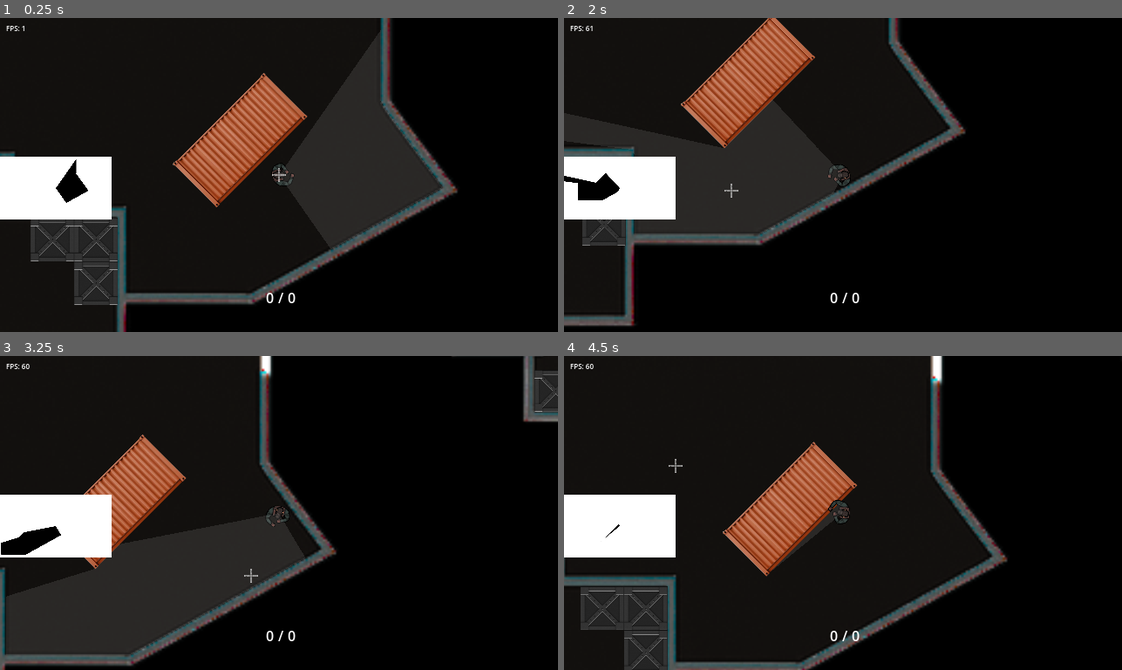
Above: before the commit, frames 1-4 (two rows, left to right).
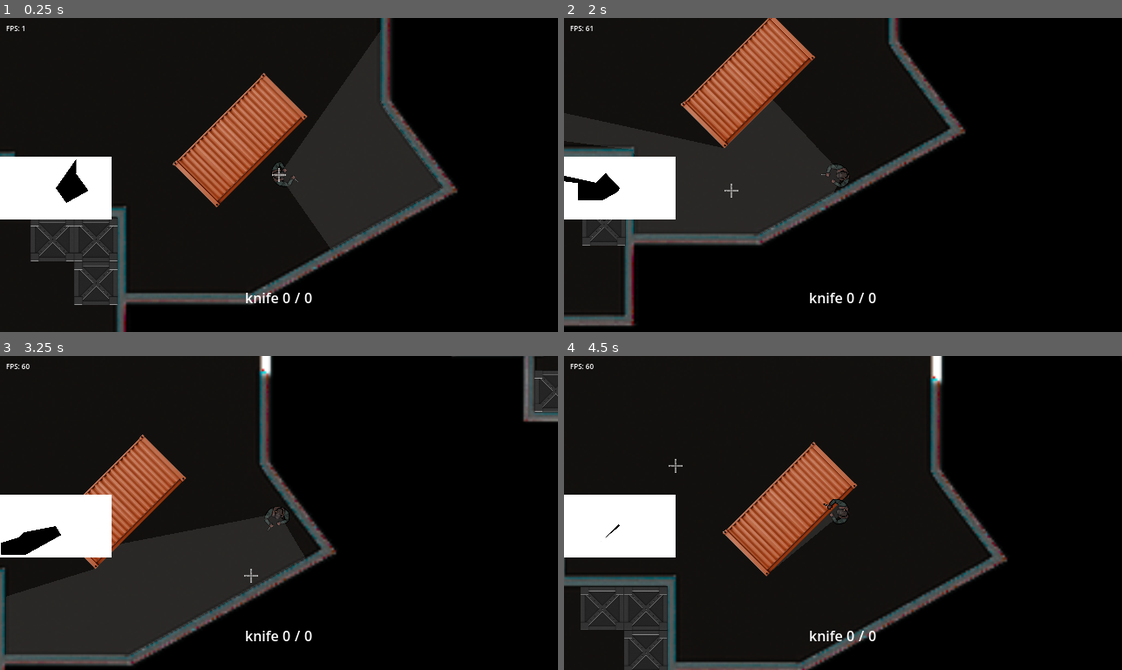
Above: after the commit, the same moments.

Repository: nathgoutam93/grey-line
Game: Godot game, scene res://scenes/maps/counter_strike/counter_strike.tscn
The game is run twice, just before and just after one commit, with the same random seed, the same clock (stepped at 60 frames per second) and the same inputs. This scene is started directly instead of the project's main scene.
Inputs (mouse positions are in pixels of both pictures, inside the frame that each line leads up to):
- Up to frame 1 (0.25 s): no input
- Up to frame 2 (2 s): tap Enter at 0.5 s; move the mouse to (965, 159) at 0.52 s; hold D (move_right) 0.53-1.28 s; tap G (drop_weapon) at 0.6, 1.55 s; tap F (pickup) at 0.8, 1.35 s; move the mouse to (731, 190) at 1.27 s; hold S (move_down) from 1.28 s (still down)
- Up to frame 3 (3.25 s): move the mouse to (334, 443) at 2.02 s; release S (move_down) at 2.03 s; hold D (move_right) 2.03-2.78 s; tap G (drop_weapon) at 2.1, 3.05 s; tap F (pickup) at 2.3, 2.85 s; move the mouse to (251, 575) at 2.77 s; hold W (move_up) from 2.78 s (still down)
- Up to frame 4 (4.5 s): move the mouse to (1010, 560) at 3.52 s; release W (move_up) at 3.53 s; hold A (move_left) from 3.53 s (still down); click (1010, 560) at 3.6 s; tap F (pickup) at 3.8 s; move the mouse to (675, 465) at 4.27 s; tap Shift (slow_walk) at 4.35 s

The runs differ from the first frame. In frame 1, 0.3% of the frame differs, in the area x 44-56%, y 46-91%; in frame 2, 0.3%; in frame 3, 0.3%; in frame 4, 0.3%, in the area x 44-56%, y 45-91%.
Error before the commit: Cannot call method 'instantiate' on a null value. (res://components/weapon_manager/weapon_manager.gd:32)

Commit message:
fixed weapon pickup bug

Diff:
--- a/components/weapon_manager/weapon_manager.gd
+++ b/components/weapon_manager/weapon_manager.gd
@@ -94,6 +94,8 @@
 			return
 
 func pickup_weapon(pickup: WeaponPickup):
+	if pickup == null or pickup.weapon_data == null:
+		return false
 	var wi = pickup.weapon_data.weapon_scene.instantiate()
 	wi.set_weapon_data(pickup.weapon_data)
 	wi.ammo_in_mag = pickup.ammo_in_mag
--- a/scenes/player/_scripts/player_controller.gd
+++ b/scenes/player/_scripts/player_controller.gd
@@ -146,13 +146,19 @@
 	if not has_authority(multiplayer.get_remote_sender_id()):
 		return
 
-	remote_interact.rpc()
+	var target_path: NodePath = NodePath("")
+	if interactables.size() > 0 and interactables[0]:
+		target_path = interactables[0].get_path()
+	remote_interact.rpc(target_path)
 
 
 @rpc("authority", "call_local")
-func remote_interact():
-	for i in interactables:
-		i.on_interact()
+func remote_interact(target_path: NodePath):
+	if target_path == NodePath(""):
+		return
+	var interactable = get_node_or_null(target_path)
+	if interactable and interactable.owner_ref and interactable.owner_ref.has_method("on_interact"):
+		interactable.owner_ref.on_interact(self)
 
 @rpc("authority", "call_local", "reliable")
 func _remote_start_fire():
--- a/scenes/player/player.tscn
+++ b/scenes/player/player.tscn
@@ -7,7 +7,6 @@
 [ext_resource type="Resource" uid="uid://cop5hxltvyjt7" path="res://resources/weapons/hand_gun.tres" id="4_myrg7"]
 [ext_resource type="PackedScene" uid="uid://dnq1k2tl7o02m" path="res://components/health/health.tscn" id="5_fm80t"]
 [ext_resource type="PackedScene" uid="uid://4isysde6lgiy" path="res://components/weapon_manager/weapon_manager.tscn" id="5_gx1jg"]
-[ext_resource type="Resource" uid="uid://bc18r0r4gbkx3" path="res://resources/weapons/rifle.tres" id="9_myrg7"]
 [ext_resource type="PackedScene" uid="uid://b0debsmljmu54" path="res://components/crosshair/crosshair.tscn" id="10_h17s1"]
 [ext_resource type="PackedScene" uid="uid://wtqekk5k5spy" path="res://components/fps_counter/fps_counter.tscn" id="10_je7p5"]
 [ext_resource type="PackedScene" uid="uid://cn2p2tt8leglj" path="res://components/movement/movement_component.tscn" id="12_hoixd"]
@@ -89,7 +88,7 @@
 scale = Vector2(0.32, 0.32)
 
 [node name="WeaponManager" parent="." unique_id=898153522 node_paths=PackedStringArray("player", "skeletal_character", "camera_shake") instance=ExtResource("5_gx1jg")]
-default_weapons = Array[ExtResource("2_ugbui")]([ExtResource("3_fcs02"), ExtResource("4_myrg7"), ExtResource("9_myrg7")])
+default_weapons = Array[ExtResource("2_ugbui")]([ExtResource("3_fcs02"), ExtResource("4_myrg7")])
 player = NodePath("..")
 skeletal_character = NodePath("../PlayerMesh")
 camera_shake = NodePath("../Camera2D/CameraShake")
--- a/scenes/weapon/weapon_instance.gd
+++ b/scenes/weapon/weapon_instance.gd
@@ -83,6 +83,10 @@
 
 	var pickup = data.pickup_scene.instantiate() as RigidBody2D
 	pickup.global_position = global_position
+	if pickup.has_method("set_weapon_data"):
+		pickup.set_weapon_data(data)
+	if "ammo_in_mag" in pickup:
+		pickup.ammo_in_mag = ammo_in_mag
 
 	var map_node = get_tree().current_scene.find_child("Map", true, false)
 	map_node.add_child.call_deferred(pickup, true)
@@ -92,8 +96,7 @@
 	pickup.apply_impulse(drop_force, Vector2.ZERO)
 	pickup.angular_velocity = randf_range(-5.0, 5.0)
 
-	# await get_tree().process_frame
-	# pickup.initialize_weapon.rpc(data.to_dict(), ammo_in_mag)
+	# Data is already set on the server; replication will sync it to clients.
 
 
 func unequip():
--- a/scenes/weapon_pickup/base_pickup.tscn
+++ b/scenes/weapon_pickup/base_pickup.tscn
@@ -20,6 +20,12 @@
 properties/0/path = NodePath(".:position")
 properties/0/spawn = true
 properties/0/replication_mode = 1
+properties/1/path = NodePath(".:weapon_data_dict")
+properties/1/spawn = true
+properties/1/replication_mode = 1
+properties/2/path = NodePath(".:ammo_in_mag")
+properties/2/spawn = true
+properties/2/replication_mode = 1
 
 [node name="BasePickup" type="RigidBody2D" node_paths=PackedStringArray("interactable_component")]
 material = SubResource("ShaderMaterial_pc2pn")
--- a/scenes/weapon_pickup/weapon_pickup.gd
+++ b/scenes/weapon_pickup/weapon_pickup.gd
@@ -5,11 +5,21 @@
 
 var weapon_data: Weapon
 var ammo_in_mag := 0
+var _weapon_data_dict: Dictionary = {}
+var weapon_data_dict: Dictionary:
+	get:
+		return _weapon_data_dict
+	set(value):
+		_weapon_data_dict = value
+		if weapon_data == null and not _weapon_data_dict.is_empty():
+			weapon_data = Weapon.new_from_dict(_weapon_data_dict)
 
 @export var interactable_component: Interactable
 
 func _ready():
 	await get_tree().create_timer(REST_THRESHOLD).timeout
+	if weapon_data == null and not _weapon_data_dict.is_empty():
+		weapon_data = Weapon.new_from_dict(_weapon_data_dict)
 	interactable_component.player_entered.connect(_on_player_entered)
 	interactable_component.player_exited.connect(_on_player_exited)
 	freeze = true
@@ -17,11 +27,13 @@
 @rpc("authority", "call_local")
 func initialize_weapon(data: Dictionary, ammo: int):
 	await get_tree().process_frame
+	weapon_data_dict = data
 	weapon_data = Weapon.new_from_dict(data)
 	ammo_in_mag = ammo
 
 
 func set_weapon_data(data: Weapon):
+	weapon_data_dict = data.to_dict()
 	weapon_data = data
 
 func _on_player_entered(player):
@@ -34,11 +46,16 @@
 	pass
 
 func can_auto_pickup(player):
+	if weapon_data == null:
+		return false
 	var existing_weapon = player.weapon_manager.get_weapon_in_slot(weapon_data.weapon_type)
 	return existing_weapon == null
 
 func pickup_weapon(player):
-	player.pickup_weapon.rpc_id(1, get_path())
+	if multiplayer.is_server():
+		player._remote_pickup(get_path())
+	else:
+		player.pickup_weapon.rpc_id(1, get_path())
 
 func show_message(text):
 	print(text)
